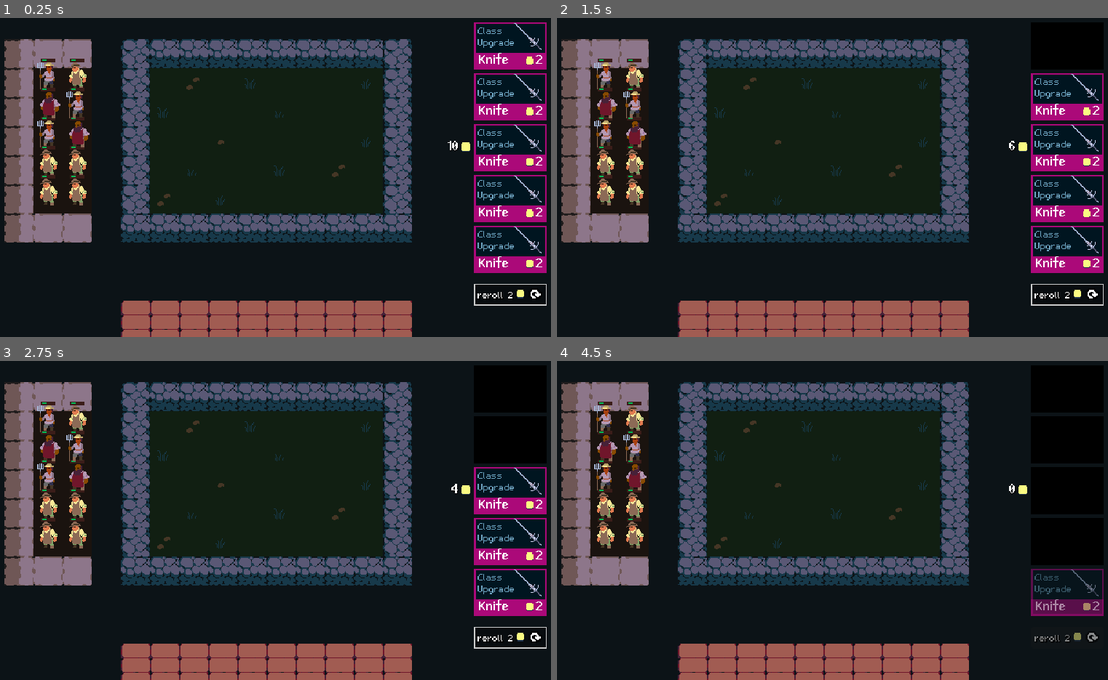
Above: before the commit, frames 1-4 (two rows, left to right).
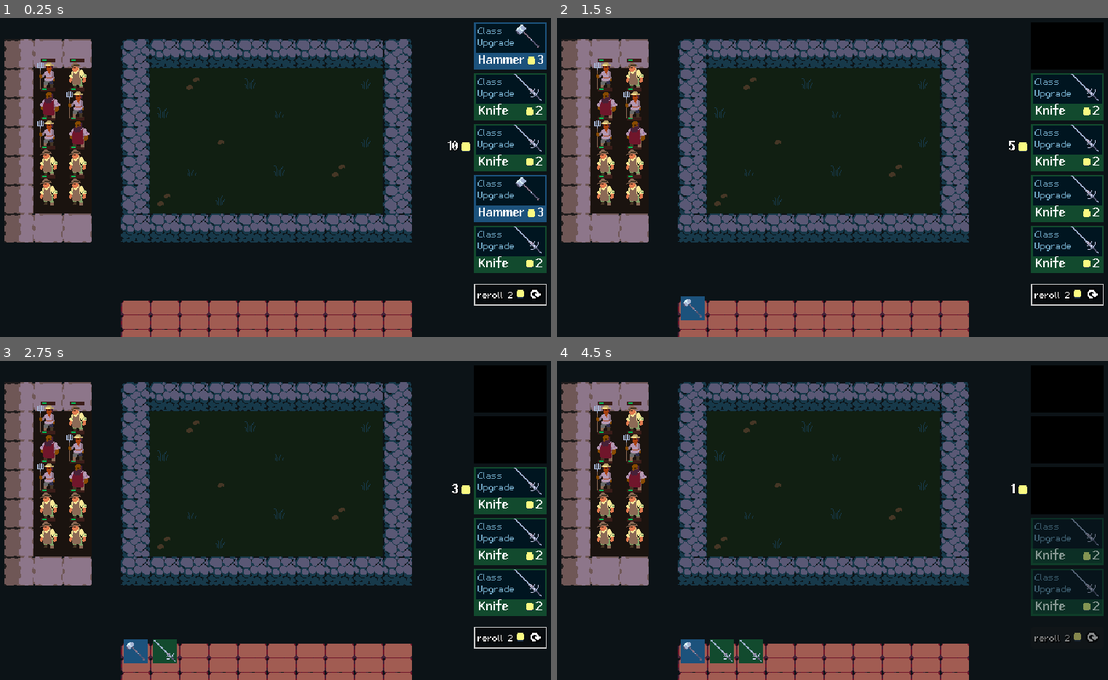
Above: after the commit, the same moments.

Repository: gustavofukunaga/tcc
Game: Godot game, scene res://Scenes/Arena/arena.tscn
Two runs of this game, one before a commit and one after it. Both use one fixed random seed, a clock stepped at 60 frames per second and the inputs below.
Inputs (mouse positions are in pixels of both pictures, inside the frame that each line leads up to):
- Up to frame 1 (0.25 s): no input
- Up to frame 2 (1.5 s): click (1069, 295) at 0.5 s; click (1069, 46) at 1.25 s
- Up to frame 3 (2.75 s): click (512, 440) at 2.02 s
- Up to frame 4 (4.5 s): click (1069, 440) at 2.77 s; click (1069, 488) at 3.52 s; click (1069, 539) at 4.27 s

The runs differ from the first frame. In frame 1, 3.7% of the frame differs, in the area x 85-100%, y 1-80%; in frame 2, 3.2%; in frame 3, 2.8%; in frame 4, 3.8%, in the area x 22-100%, y 38-95%.

Commit message:
finalize shop

Diff:
--- a/Data/Items/hammer.tres
+++ b/Data/Items/hammer.tres
@@ -5,7 +5,8 @@
 [resource]
 script = ExtResource("1_bj1b6")
 name = "Hammer"
-rarity = 0
+rarity = 1
 gold_cost = 3
+pool_count = 5
 skin_coordinates = Vector2i(4, 4)
 metadata/_custom_type_script = "uid://cwm0usltptrtm"
--- a/Data/Items/item_stats.gd
+++ b/Data/Items/item_stats.gd
@@ -15,6 +15,7 @@
 @export_category("Data")
 @export var rarity: Rarity
 @export var gold_cost := 1
+@export var pool_count := 5
 
 @export_category("Visuals")
 @export var skin_coordinates: Vector2i
--- a/Data/Items/knife.tres
+++ b/Data/Items/knife.tres
@@ -5,7 +5,8 @@
 [resource]
 script = ExtResource("1_ounty")
 name = "Knife"
-rarity = 2
+rarity = 0
 gold_cost = 2
+pool_count = 5
 skin_coordinates = Vector2i(5, 0)
 metadata/_custom_type_script = "uid://cwm0usltptrtm"
--- a/Data/Player/player_stats.gd
+++ b/Data/Player/player_stats.gd
@@ -1,9 +1,42 @@
 class_name PlayerStats
 extends Resource
+
+const ROLL_RARITIES := {
+	1:  [UnitStats.Rarity.COMMON],
+	2:  [UnitStats.Rarity.COMMON],
+	3:  [UnitStats.Rarity.COMMON, UnitStats.Rarity.UNCOMMON],
+	4:  [UnitStats.Rarity.COMMON, UnitStats.Rarity.UNCOMMON, UnitStats.Rarity.RARE],
+	5:  [UnitStats.Rarity.COMMON, UnitStats.Rarity.UNCOMMON, UnitStats.Rarity.RARE],
+	6:  [UnitStats.Rarity.COMMON, UnitStats.Rarity.UNCOMMON, UnitStats.Rarity.RARE],
+	7:  [UnitStats.Rarity.COMMON, UnitStats.Rarity.UNCOMMON, UnitStats.Rarity.RARE, UnitStats.Rarity.LEGENDARY],
+	8:  [UnitStats.Rarity.COMMON, UnitStats.Rarity.UNCOMMON, UnitStats.Rarity.RARE, UnitStats.Rarity.LEGENDARY],
+	9:  [UnitStats.Rarity.COMMON, UnitStats.Rarity.UNCOMMON, UnitStats.Rarity.RARE, UnitStats.Rarity.LEGENDARY],
+	10: [UnitStats.Rarity.COMMON, UnitStats.Rarity.UNCOMMON, UnitStats.Rarity.RARE, UnitStats.Rarity.LEGENDARY],
+}
+const ROLL_CHANCES := {
+	1: [1],
+	2: [1],
+	3: [7.5, 2.5],
+	4: [6.5, 3.0, 0.5],
+	5: [5.0, 3.5, 1.5],
+	6: [4.0, 4.0, 2.0],
+	7: [2.75, 4.0, 3.24, 0.1],
+	8: [2.5, 3.75, 3.45, 0.3],
+	9: [1.75, 2.75, 4.5, 1.0],
+	10: [1.0, 2.0, 4.5, 2.5],
+}
 
 @export_range(0, 99) var gold: int : set = _set_gold
 @export_range(0, 99) var xp: int : set = _set_xp
 @export_range(1, 10) var level: int : set = _set_level
+
+
+func get_random_rarity_for_level() -> ItemStats.Rarity:
+	var rng = RandomNumberGenerator.new()
+	var array: Array = ROLL_RARITIES[level]
+	var weights: PackedFloat32Array = PackedFloat32Array(ROLL_CHANCES[level])
+
+	return array[rng.rand_weighted(weights)]
 
 
 func _set_gold(value: int) -> void:
--- a/Data/Player/player_stats.tres
+++ b/Data/Player/player_stats.tres
@@ -6,5 +6,5 @@
 script = ExtResource("1_7s0t2")
 gold = 10
 xp = 0
-level = 0
+level = 3
 metadata/_custom_type_script = "uid://bno3o37fmo7k4"
--- /dev/null
+++ b/Data/item_pool/item_pool.gd
@@ -0,0 +1,34 @@
+class_name ItemPool
+extends Resource
+
+@export var available_items: Array[ItemStats]
+
+var item_pool: Array[ItemStats]
+
+
+func generate_item_pool() -> void:
+	item_pool = []
+
+	for item: ItemStats in available_items:
+		for i in item.pool_count:
+			item_pool.append(item)
+
+
+func get_random_item_by_rarity(rarity: ItemStats.Rarity) -> ItemStats:
+	var items := item_pool.filter(
+		func(item: ItemStats):
+			return item.rarity == rarity
+	)
+
+	if items.is_empty():
+		return null
+
+	var picked_item: ItemStats = items.pick_random()
+	item_pool.erase(picked_item)
+
+	return picked_item
+
+
+func add_item(item: ItemStats) -> void:
+	item = item.duplicate()
+	item_pool.append(item)
--- /dev/null
+++ b/Data/item_pool/item_pool.tres
@@ -0,0 +1,11 @@
+[gd_resource type="Resource" script_class="ItemPool" load_steps=5 format=3 uid="uid://cxcmqo5vcsvnl"]
+
+[ext_resource type="Script" uid="uid://cwm0usltptrtm" path="res://Data/Items/item_stats.gd" id="1_o62qo"]
+[ext_resource type="Resource" uid="uid://csbl0xjlpdu53" path="res://Data/Items/knife.tres" id="2_81imc"]
+[ext_resource type="Script" uid="uid://dyfcssryrr8ts" path="res://Data/item_pool/item_pool.gd" id="2_w82qb"]
+[ext_resource type="Resource" uid="uid://c4uvwindpxl1i" path="res://Data/Items/hammer.tres" id="3_js2ie"]
+
+[resource]
+script = ExtResource("2_w82qb")
+available_items = Array[ExtResource("1_o62qo")]([ExtResource("2_81imc"), ExtResource("3_js2ie")])
+metadata/_custom_type_script = "uid://dyfcssryrr8ts"
--- a/Scenes/Arena/arena.gd
+++ b/Scenes/Arena/arena.gd
@@ -8,7 +8,9 @@
 @onready var item_mover: ItemMover = $ItemMover
 @onready var item_spawner: ItemSpawner = $ItemSpawner
 @onready var valid_tiles_highlighter: ValidTilesHighlighter = $UnitGroup/ValidTilesHighlighter
+@onready var shop: Shop = %Shop
 
 func _ready() -> void:
 	item_spawner.item_spawned.connect(item_mover.setup_item)
 	item_spawner.item_spawned.connect(valid_tiles_highlighter.setup_item)
+	shop.item_bought.connect(item_spawner.spawn_item)
--- a/Scenes/Arena/arena.tscn
+++ b/Scenes/Arena/arena.tscn
@@ -191,3 +191,4 @@
 [node name="UI" type="CanvasLayer" parent="."]
 
 [node name="Shop" parent="UI" instance=ExtResource("11_xt8pn")]
+unique_name_in_owner = true
--- a/Scenes/Item_Card/item_card.gd
+++ b/Scenes/Item_Card/item_card.gd
@@ -26,11 +26,11 @@
 	player_stats.changed.connect(_on_player_stats_changed)
 	_on_player_stats_changed()
 
-	item_bought.connect(
-		func(item: ItemStats):
-			print("bought item: ", item)
-			print("gold: ", player_stats.gold)
-	)
+	#item_bought.connect(
+		#func(item: ItemStats):
+			#print("bought item: ", item)
+			#print("gold: ", player_stats.gold)
+	#)
 
 
 func _set_item_stats(value: ItemStats) -> void:
--- a/Scenes/Item_Card/item_card.tscn
+++ b/Scenes/Item_Card/item_card.tscn
@@ -13,6 +13,7 @@
 font_color = Color(0.6, 0.862745, 1, 0.729412)
 
 [sub_resource type="StyleBoxFlat" id="StyleBoxFlat_wlj7c"]
+resource_local_to_scene = true
 bg_color = Color(0.0705882, 0.290196, 0.180392, 1)
 
 [sub_resource type="StyleBoxFlat" id="StyleBoxFlat_al4nn"]
@@ -25,6 +26,7 @@
 border_color = Color(0.0705882, 0.290196, 0.180392, 1)
 
 [sub_resource type="AtlasTexture" id="AtlasTexture_v0ucc"]
+resource_local_to_scene = true
 atlas = ExtResource("4_1cwb6")
 region = Rect2(32, 0, 32, 32)
 
--- a/Scenes/Shop/shop.gd
+++ b/Scenes/Shop/shop.gd
@@ -4,19 +4,44 @@
 
 signal item_bought(item: ItemStats)
 
+const ITEM_CARD = preload("res://Scenes/Item_Card/item_card.tscn")
+
+@export var item_pool: ItemPool
 @export var player_stats: PlayerStats
 
 @onready var shop_cards: VBoxContainer = %ShopCards
 
 
 func _ready() -> void:
-	for item_card: ItemCard in shop_cards.get_children():
-		item_card.item_bought.connect(_on_item_bought)
+	item_pool.generate_item_pool()
+
+	for child: Node in shop_cards.get_children():
+		child.queue_free()
+
+	_roll_items()
 
 
-func _on_item_bought(item: UnitStats) -> void:
+func _roll_items() -> void:
+	for i in 5:
+		var rarity := player_stats.get_random_rarity_for_level()
+		var new_card: ItemCard = ITEM_CARD.instantiate()
+		new_card.item_stats = item_pool.get_random_item_by_rarity(rarity)
+		new_card.item_bought.connect(_on_item_bought)
+		shop_cards.add_child(new_card)
+
+
+func _put_back_remaining_to_pool() -> void:
+	for item_card: ItemCard in shop_cards.get_children():
+		if not item_card.bought:
+			item_pool.add_item(item_card.item_stats)
+
+		item_card.queue_free()
+
+
+func _on_item_bought(item: ItemStats) -> void:
 	item_bought.emit(item)
 
 
 func _on_reroll_button_pressed() -> void:
-	print("reroll items to new ones!")
+	_put_back_remaining_to_pool()
+	_roll_items()
--- a/Scenes/Shop/shop.tscn
+++ b/Scenes/Shop/shop.tscn
@@ -3,9 +3,9 @@
 [ext_resource type="PackedScene" uid="uid://eui7ynk8qylg" path="res://Scenes/Gold_display/gold_display.tscn" id="1_8dak6"]
 [ext_resource type="Script" uid="uid://olivmg3a0ngl" path="res://Scenes/Shop/shop.gd" id="1_w8bjl"]
 [ext_resource type="Resource" uid="uid://cfihuefg1m0o2" path="res://Data/Player/player_stats.tres" id="2_274ew"]
+[ext_resource type="Resource" uid="uid://cxcmqo5vcsvnl" path="res://Data/item_pool/item_pool.tres" id="2_rjc2l"]
 [ext_resource type="PackedScene" uid="uid://cmfrfmcum6ufj" path="res://Scenes/Item_Card/item_card.tscn" id="2_w8bjl"]
 [ext_resource type="PackedScene" uid="uid://ba3mycns7o4qy" path="res://Scenes/Reroll_Buttom/reroll_button.tscn" id="3_274ew"]
-[ext_resource type="Resource" uid="uid://csbl0xjlpdu53" path="res://Data/Items/knife.tres" id="5_rjc2l"]
 
 [node name="Shop" type="VBoxContainer"]
 anchors_preset = 1
@@ -18,6 +18,7 @@
 grow_horizontal = 0
 theme_override_constants/separation = 12
 script = ExtResource("1_w8bjl")
+item_pool = ExtResource("2_rjc2l")
 player_stats = ExtResource("2_274ew")
 
 [node name="Top" type="HBoxContainer" parent="."]
@@ -32,23 +33,18 @@
 
 [node name="ItemCard" parent="Top/ShopCards" instance=ExtResource("2_w8bjl")]
 layout_mode = 2
-item_stats = ExtResource("5_rjc2l")
 
 [node name="ItemCard2" parent="Top/ShopCards" instance=ExtResource("2_w8bjl")]
 layout_mode = 2
-item_stats = ExtResource("5_rjc2l")
 
 [node name="ItemCard3" parent="Top/ShopCards" instance=ExtResource("2_w8bjl")]
 layout_mode = 2
-item_stats = ExtResource("5_rjc2l")
 
 [node name="ItemCard4" parent="Top/ShopCards" instance=ExtResource("2_w8bjl")]
 layout_mode = 2
-item_stats = ExtResource("5_rjc2l")
 
 [node name="ItemCard5" parent="Top/ShopCards" instance=ExtResource("2_w8bjl")]
 layout_mode = 2
-item_stats = ExtResource("5_rjc2l")
 
 [node name="Bottom" type="HBoxContainer" parent="."]
 layout_mode = 2
Not shown, added: Data/item_pool/item_pool.gd.uid
